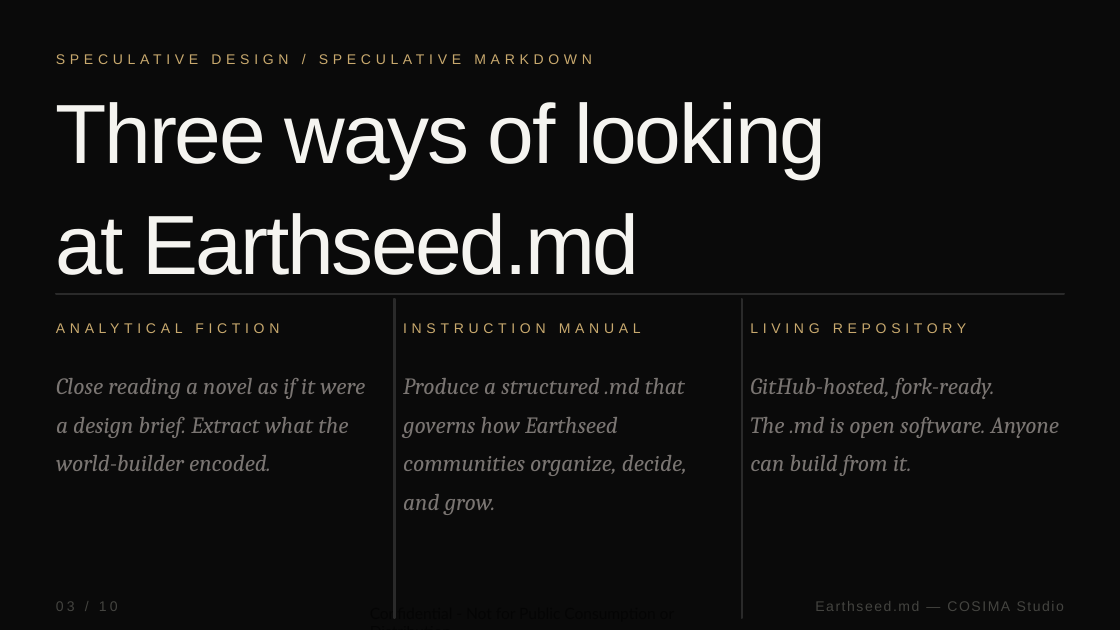
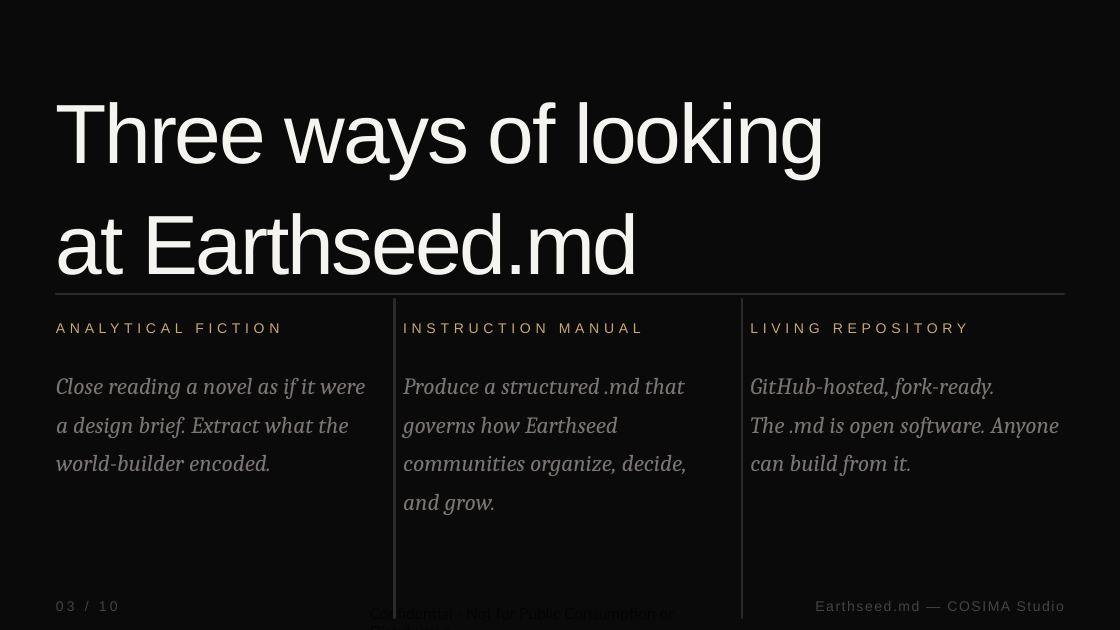
Before and after one commit to williamrauscher-cos/Earthseed, a slide deck: slide 3 of earthseed-overview.pptx. Drawn at 1120x630 pixels with LibreOffice and Linux fonts; fonts in the diff are those of the drawing. Boxes give left, top, right and bottom in pixels: in the first picture for what was removed or moved away, otherwise in the second. Text is boxed around its words. In the diff, an @@ line names an element or a change of style, - is before the commit and + after.

```diff
--- a/earthseed-overview.pptx
+++ b/earthseed-overview.pptx
@@ text removed at bbox=[56, 54, 592, 64] @@
-SPECULATIVE DESIGN / SPECULATIVE MARKDOWN
```
Also in this commit, not shown: 3 other slides changed.
